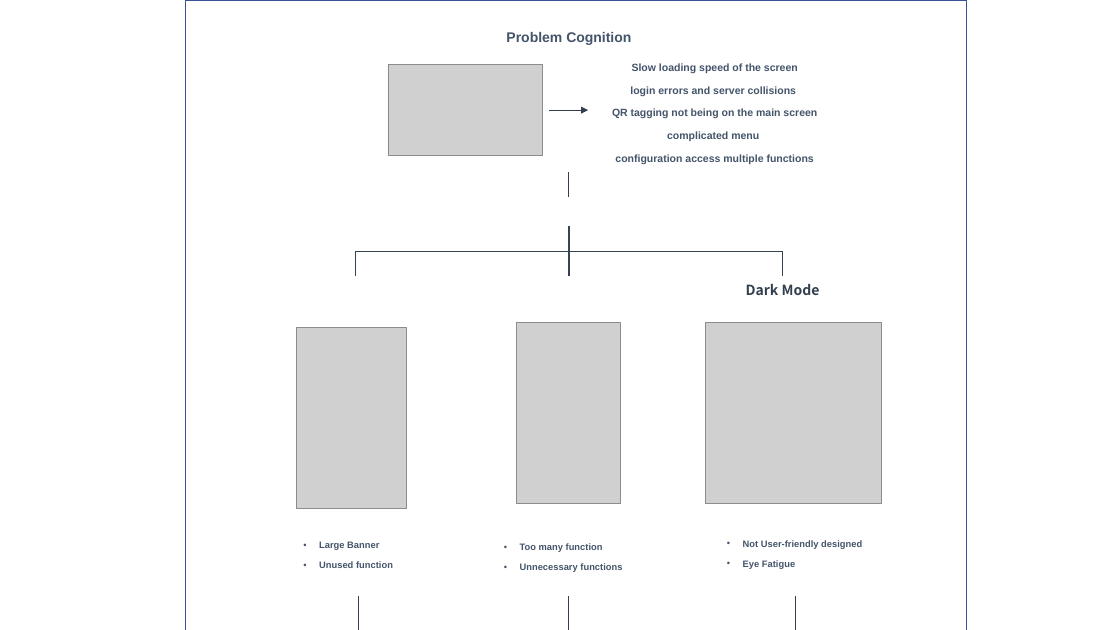
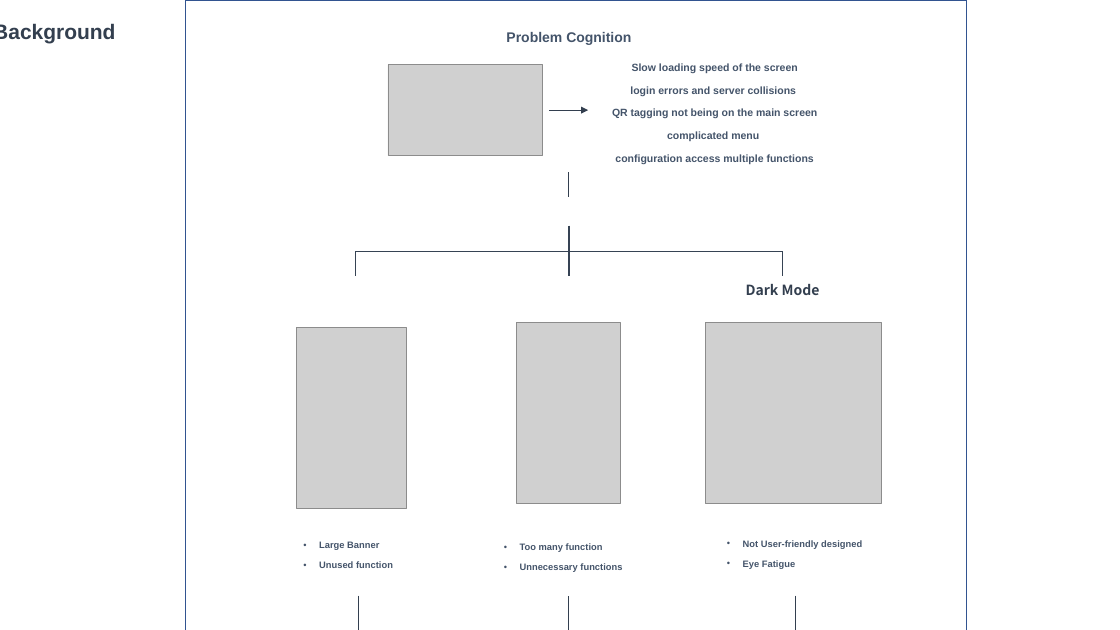
Before and after one commit to DopeorNope-Lee/HF-E-02-Team5, a slide deck: slide 1 of HF_poster_background.pptx. Drawn at 1120x630 pixels with LibreOffice and Linux fonts; fonts in the diff are those of the drawing; grey boxes stand for pictures. Boxes give left, top, right and bottom in pixels: in the first picture for what was removed or moved away, otherwise in the second. Text is boxed around its words. In the diff, an @@ line names an element or a change of style, - is before the commit and + after.

```diff
--- a/HF_poster_background.pptx
+++ b/HF_poster_background.pptx
@@ text added at [0, 23, 115, 44], 18 pt, text #333F50, bold @@
+Background
```
Also in this commit, not shown: 2 other files.
